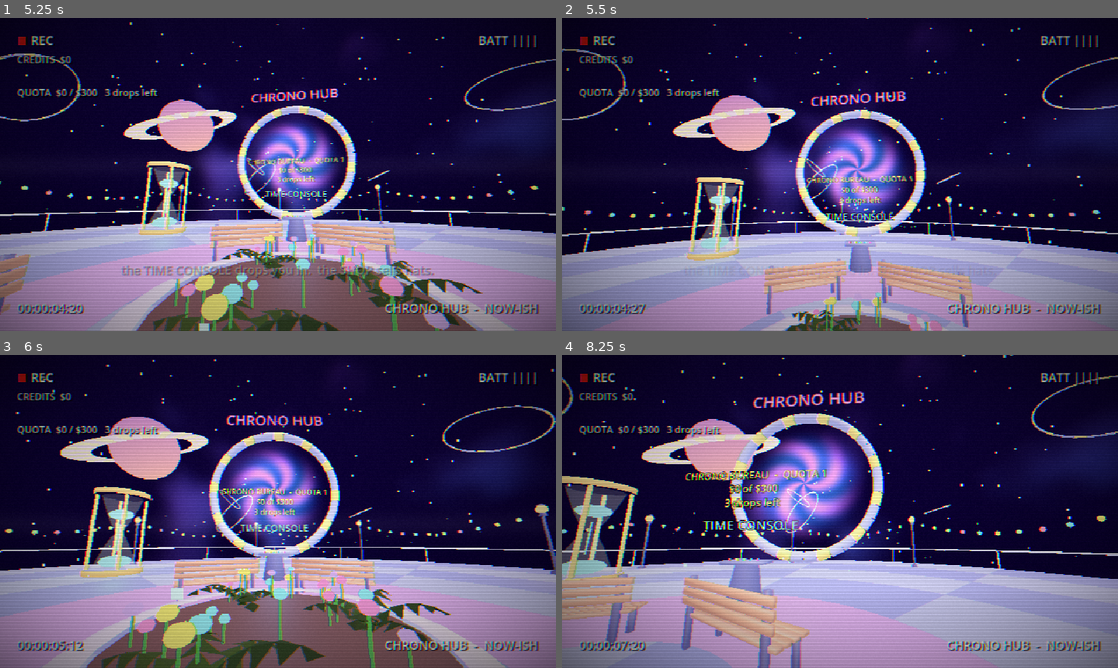
Above: before the commit, frames 1-4 (two rows, left to right).
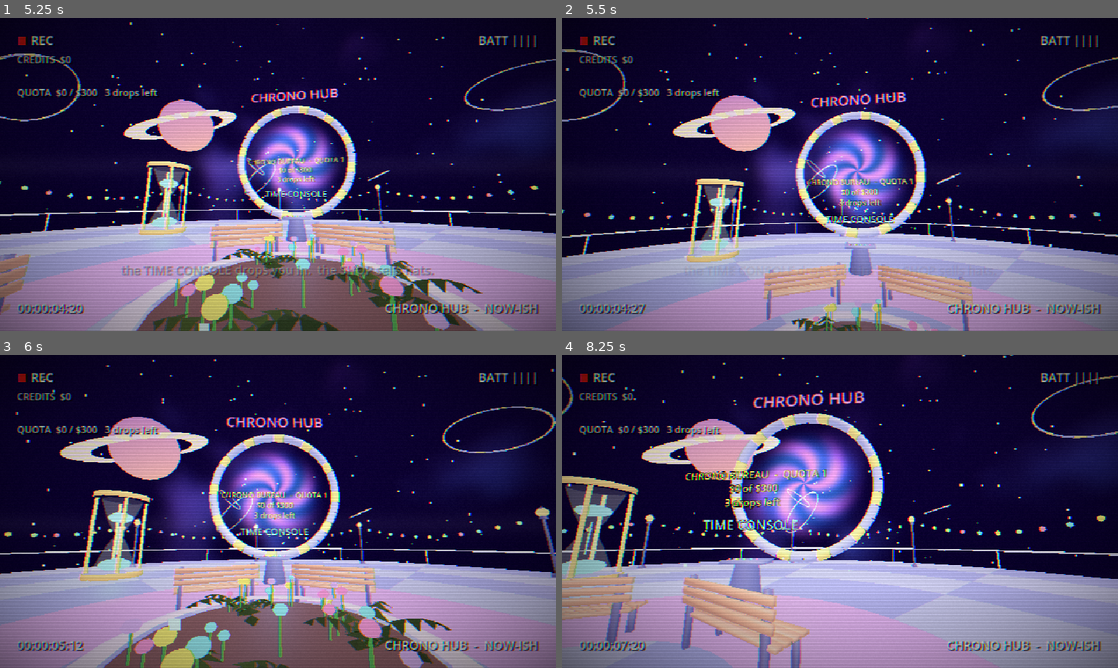
Above: after the commit, the same moments.

Repository: scarbone98/deep-time
Game: Godot game, scene res://scenes/main.tscn
The game is run twice, just before and just after one commit, with the same random seed, the same clock (stepped at 60 frames per second) and the same inputs.
Inputs (mouse positions are in pixels of both pictures, inside the frame that each line leads up to):
- Up to frame 1 (5.25 s): click "PLAY" at 0.5 s; move the mouse to (305, 174) at 1.27 s; hold C (crouch) 1.28-2.03 s; hold W (fwd) from 1.28 s (still down); tap Space (jump) at 1.52, 1.82, 2.27, 2.57, 3.77, 4.07, 4.52, 4.82 s; tap Q (decoy) at 1.55, 2.1 s; move the mouse to (250, 174) at 2.02 s; tap G (drop) at 2.3 s; move the mouse to (289, 168) at 2.77 s; hold G (drop) 2.78-3.53 s; tap F (light) at 3.05, 3.6 s; move the mouse to (272, 180) at 3.52 s; tap Shift (sprint) at 3.8 s; move the mouse to (316, 177) at 4.27 s; hold Shift (sprint) 4.28-5.03 s; tap E (use) at 4.55, 5.1 s; move the mouse to (233, 171) at 5.02 s
- Up to frame 2 (5.5 s): keep holding W (fwd); tap Space (jump) at 5.27 s; tap Ctrl at 5.3 s
- Up to frame 3 (6 s): keep holding W (fwd); tap Space (jump) at 5.57 s; move the mouse to (283, 511) at 5.77 s; hold Space (jump) from 5.78 s (still down); tap Ctrl at 5.85 s
- Up to frame 4 (8.25 s): move the mouse to (817, 505) at 6.52 s; release W (fwd) at 6.53 s; release Space (jump) at 6.53 s; hold D (right) 6.53-7.28 s; tap Space (jump) at 6.6, 6.77, 7.07, 7.52, 7.82 s; tap C (crouch) at 6.8 s; move the mouse to (867, 511) at 7.27 s; hold C (crouch) 7.28-8.03 s; hold W (fwd) from 7.28 s (still down); tap Q (decoy) at 7.55, 8.1 s; move the mouse to (812, 511) at 8.02 s

Frame 1 is identical in both runs. In frame 2, 9.6% of the frame differs, in the area x 0-100%, y 2-100%; in frame 3, 20%, in the area x 0-100%, y 3-100%; in frame 4, 2.3%.

Commit message:
Fix movement speed at any frame rate; quieter breathing; crouch on C only
move_and_slide already uses the render delta when called per frame, so
scaling velocity by render/physics delta moved you too fast at low frame
rates and too slow on high-refresh screens. Breathing is far quieter.
Ctrl no longer crouches: Ctrl+D and Ctrl+W are browser shortcuts.

Co-Authored-By: Claude Opus 5.5 <noreply@anthropic.com>

Diff:
--- a/src/main.gd
+++ b/src/main.gd
@@ -572,7 +572,7 @@
 func _input_map() -> void:
 	var m := {
 		"fwd": [KEY_W, KEY_UP], "back": [KEY_S, KEY_DOWN], "left": [KEY_A, KEY_LEFT], "right": [KEY_D, KEY_RIGHT],
-		"sprint": [KEY_SHIFT], "crouch": [KEY_C, KEY_CTRL], "light": [KEY_F], "use": [KEY_E], "drop": [KEY_G], "jump": [KEY_SPACE], "decoy": [KEY_Q],
+		"sprint": [KEY_SHIFT], "crouch": [KEY_C], "light": [KEY_F], "use": [KEY_E], "drop": [KEY_G], "jump": [KEY_SPACE], "decoy": [KEY_Q],
 		"sens_down": [KEY_BRACKETLEFT], "sens_up": [KEY_BRACKETRIGHT],
 		"slot1": [KEY_1], "slot2": [KEY_2], "slot3": [KEY_3], "slot4": [KEY_4], "slot5": [KEY_5], "slot6": [KEY_6],
 		"throw": [KEY_T], "emote1": [KEY_Z], "emote2": [KEY_X], "emote3": [KEY_V], "emote4": [KEY_B], "mute": [KEY_M],
--- a/src/player.gd
+++ b/src/player.gd
@@ -279,14 +279,10 @@
 		accel = 9.0
 	hv = hv.move_toward(want, accel * dt)
 	velocity = hv
-	# move_and_slide steps by the physics delta; scale so a frame of any
-	# length moves exactly its own share
-	var pdt := get_physics_process_delta_time()
-	var keep := velocity
-	if dt > 0.0:
-		velocity = keep * (dt / pdt)
-		move_and_slide()
-		velocity = Vector3(velocity.x, 0.0, velocity.z) * (pdt / dt)
+	# move_and_slide uses whichever delta the current frame has (render or
+	# physics), so the velocity goes in as it is
+	move_and_slide()
+	velocity.y = 0.0
 	if world.hub_radius > 0.0:
 		var flat := Vector2(position.x, position.z).limit_length(world.hub_radius)
 		position.x = flat.x
@@ -332,7 +328,7 @@
 
 	# breathing: loud when winded, and loud enough to be felt nearby
 	var winded := 1.0 - stamina
-	breath.volume_db = linear_to_db(clampf(winded * 1.4 - 0.25, 0.0, 1.0) * 0.8 + 0.0001)
+	breath.volume_db = linear_to_db(clampf(winded * 1.3 - 0.35, 0.0, 1.0) * 0.18 + 0.0001)
 	if exhausted:
 		breath_noise -= dt
 		if breath_noise <= 0.0:
